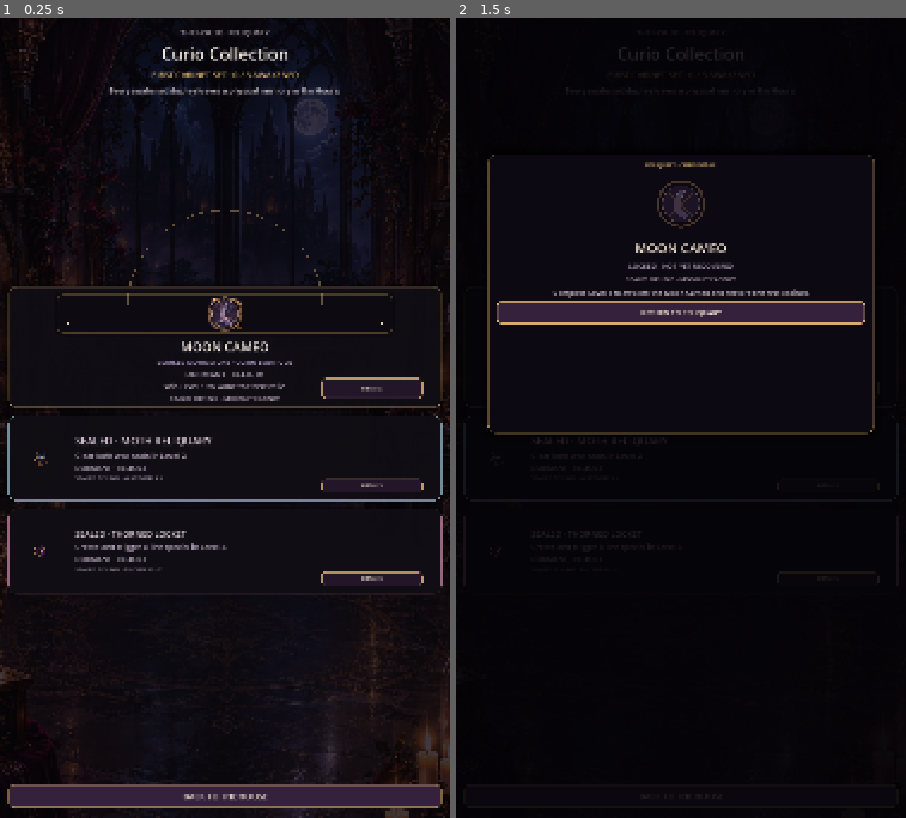
Above: before the commit, frames 1-2 (left to right).
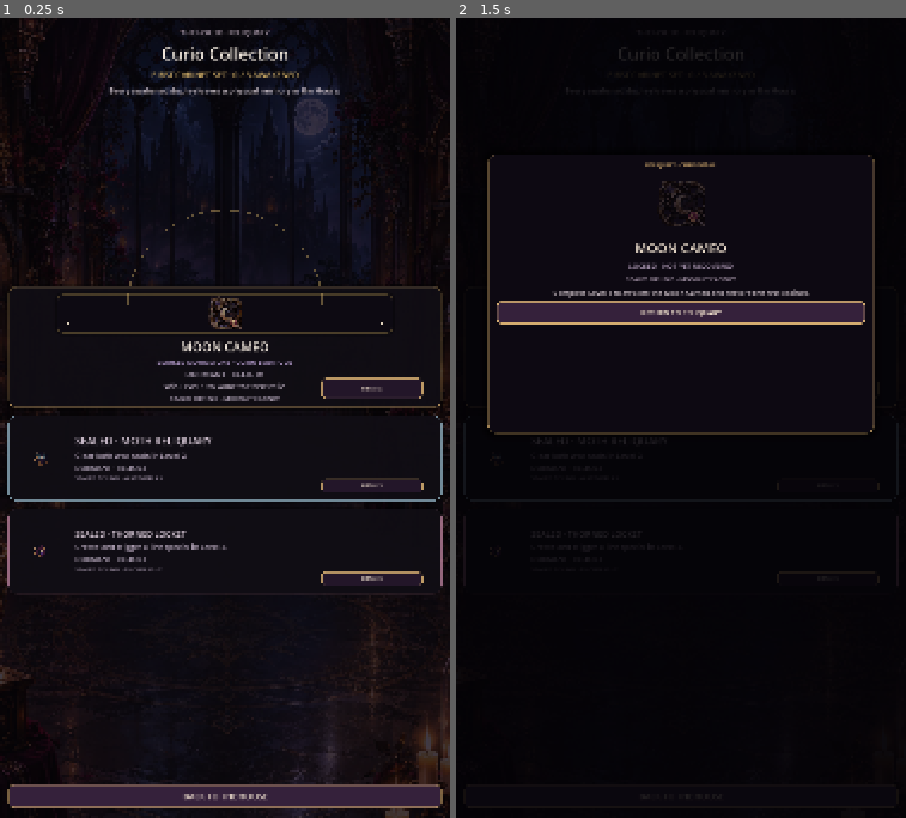
Above: after the commit, the same moments.

Repository: Jay-prodesign/akilta-match3
Game: Godot game, scene res://src/ui/collection/curio_collection.tscn
Same seed, same stepped clock (60 frames per second), same inputs: the game is played once before the commit and once after it. This scene is started directly instead of the project's main scene.
Inputs:
- Up to frame 1 (0.25 s): no input
- Up to frame 2 (1.5 s): click "DETAILS" at 0.5 s; click "DETAILS" at 1.25 s

The runs differ from the first frame. In frame 1, 0.2% of the frame differs, in the area x 46-54%, y 34-40%; in frame 2, 0.3%, in the area x 44-56%, y 20-27%.

Commit message:
Use canonical Moon Cameo asset in collection

Diff:
--- a/src/ui/collection/curio_collection.gd
+++ b/src/ui/collection/curio_collection.gd
@@ -138,16 +138,9 @@
 func _load_moon_texture(path: String) -> Texture2D:
 	if _moon_textures.has(path):
 		return _moon_textures[path]
-	var file := FileAccess.open(path, FileAccess.READ)
-	if file == null:
-		return null
-	var svg := file.get_as_text()
-	file.close()
-	var image := Image.new()
-	if image.load_svg_from_string(svg, 1.0) != OK or image.is_empty():
-		return null
-	var texture := ImageTexture.create_from_image(image)
-	_moon_textures[path] = texture
+	var texture := PieceAssetLoader.ornament(path)
+	if texture != null:
+		_moon_textures[path] = texture
 	return texture
 
 func _install_reward_art(label: Label, path: String) -> void:
